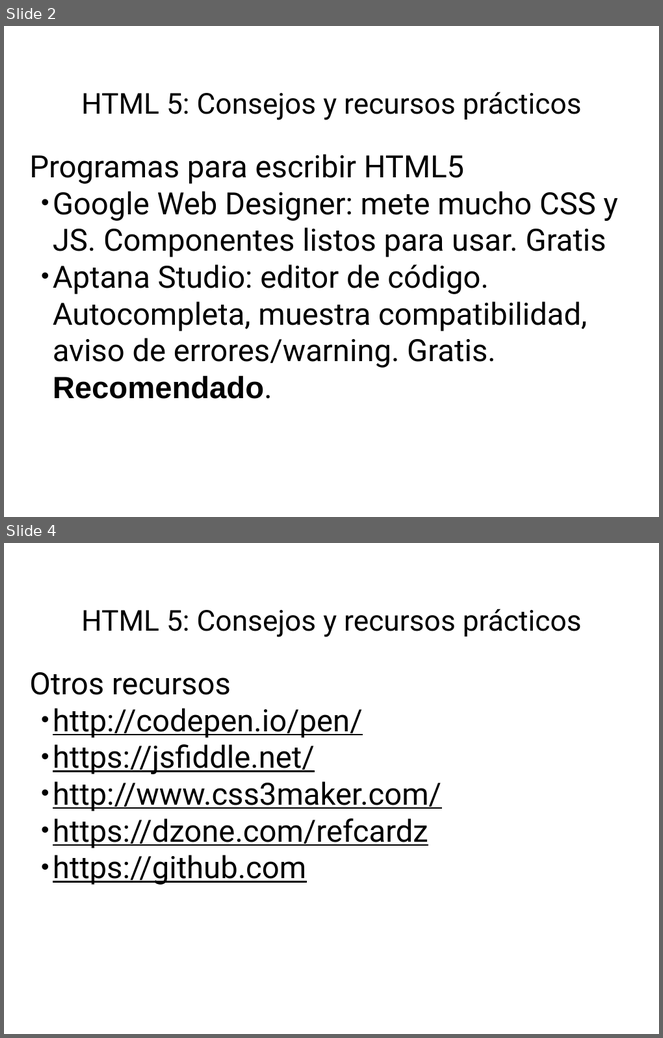
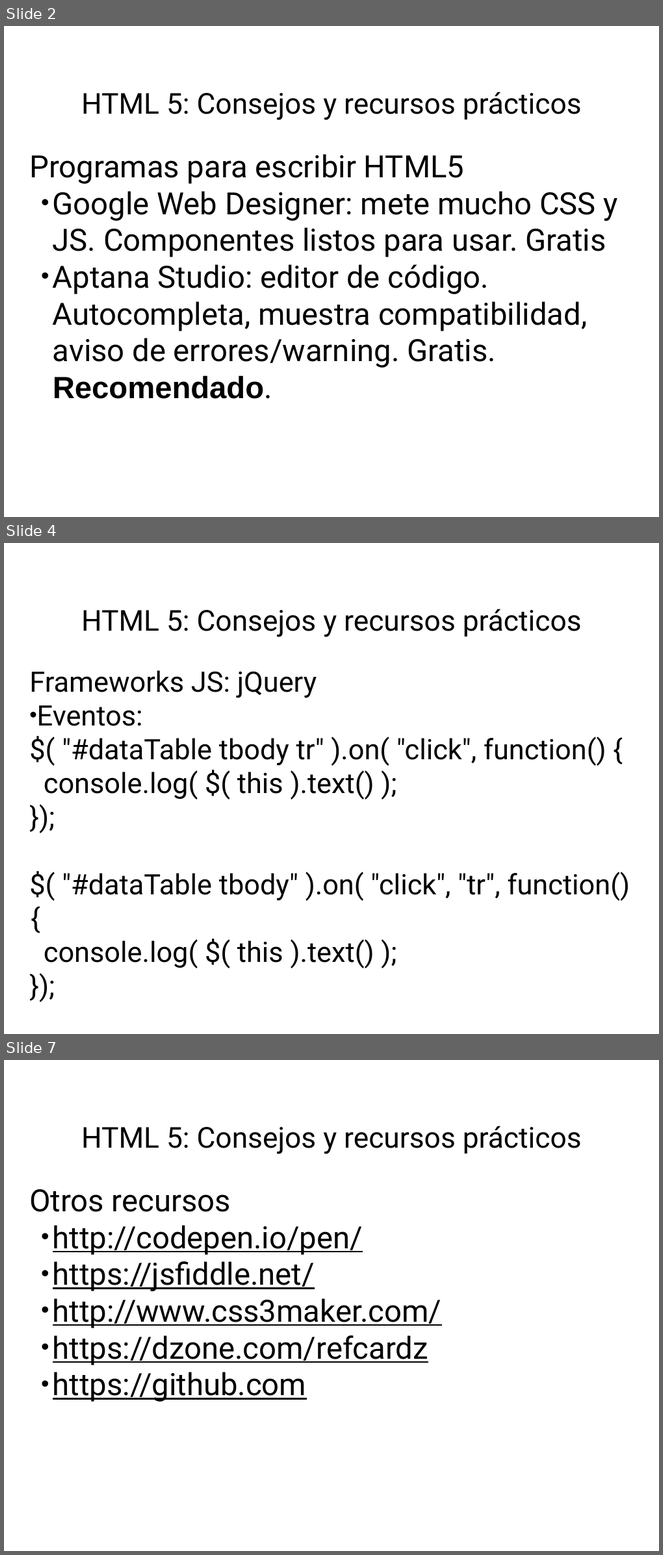
Before and after one commit to fitamix/HTML5, a slide deck: Tema6/Tema6-Presentacion.ppt. Shown one above the other, each under a label of ours: slides 2 and 4 before the commit, slides 2, 4 and 7 after it; the slides between them are not shown. The pictures are 663x1038 and 663x1555 pixels, drawn with LibreOffice and Linux fonts; fonts in the diff are those of the drawing. Boxes give left, top, right and bottom in pixels: in the first picture for what was removed or moved away, otherwise in the second. Text is boxed around its words. In the diff, an @@ line names an element or a change of style, - is before the commit and + after.

```diff
--- a/Tema6/Tema6-Presentacion.ppt
+++ b/Tema6/Tema6-Presentacion.ppt
@@ slide 4 added at box(4, 543, 659, 1034), background #FFFFFF @@
@@ title added at box(81, 609, 582, 637), 45 pt, text #000000 @@
+HTML 5: Consejos y recursos prácticos
@@ subtitle added at box(29, 670, 631, 969), 44 pt, text #000000 @@
+Frameworks JS: jQuery
+• Eventos:
+$( "#dataTable tbody tr" ).on( "click", function() {
+console.log( $( this ).text() );
+});
+$( "#dataTable tbody" ).on( "click", "tr", function() {
+console.log( $( this ).text() );
+});
@@ what was slide 4 is now slide 7 @@
```
Also in this commit, not shown: 2 slides changed, 2 other slides added, 1 other file.
